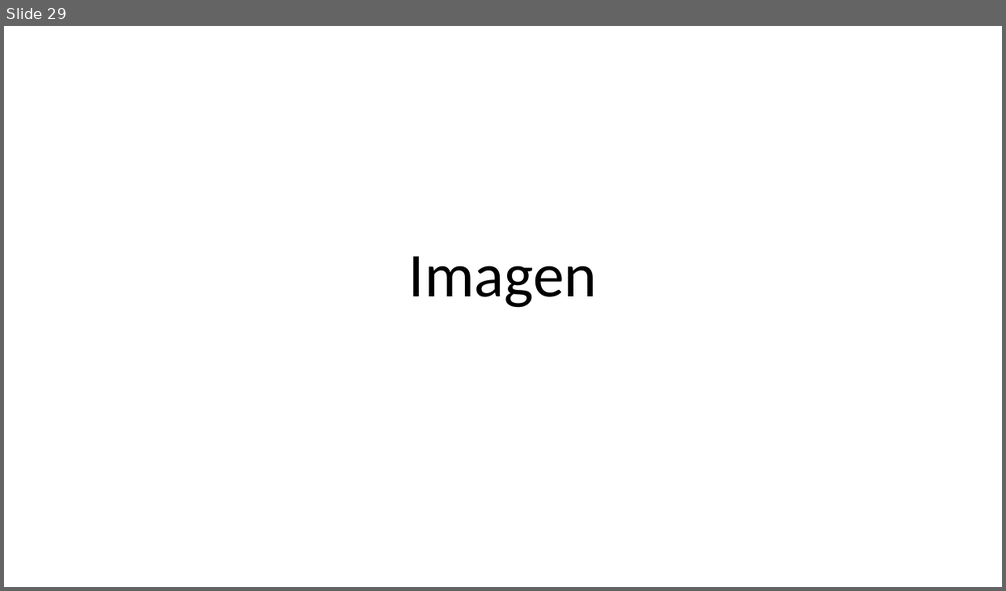
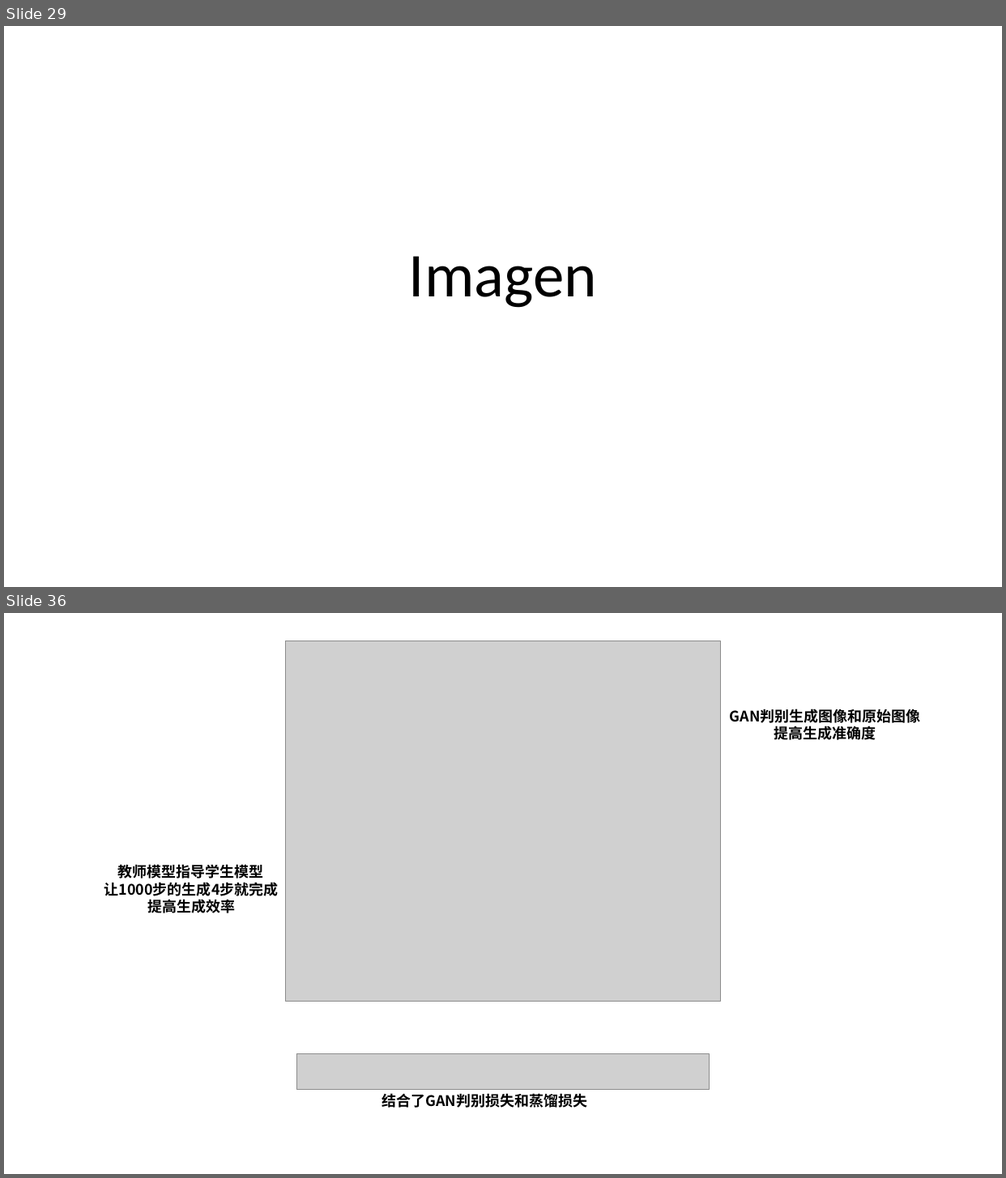
Before and after one commit to Elephant-King9/Paper, a slide deck: Base_Model/GAN+VAE+Diffusion/论文作图.pptx. Shown one above the other, each under a label of ours: slide 29 before the commit, slides 29 and 36 after it; the slides between them are not shown. The pictures are 1006x591 and 1006x1178 pixels, drawn with LibreOffice and Linux fonts; fonts in the diff are those of the drawing; grey boxes stand for pictures. Boxes give left, top, right and bottom in pixels: in the first picture for what was removed or moved away, otherwise in the second. Text is boxed around its words. In the diff, an @@ line names an element or a change of style, - is before the commit and + after.

```diff
--- a/Base_Model/GAN+VAE+Diffusion/论文作图.pptx
+++ b/Base_Model/GAN+VAE+Diffusion/论文作图.pptx
@@ slide 36 added at [4, 613, 1002, 1174], background #FFFFFF @@
@@ picture added at [286, 641, 720, 1002] @@
@@ text added at [730, 709, 921, 740], 14 pt, text #000000, bold @@
+GAN判别生成图像和原始图像
+提高生成准确度
@@ text added at [104, 864, 278, 914], 14 pt, text #000000, bold @@
+教师模型指导学生模型
+让1000步的生成4步就完成
+提高生成效率
@@ picture added at [297, 1054, 710, 1089] @@
@@ text added at [382, 1093, 588, 1108], 14 pt, text #000000, bold @@
+结合了GAN判别损失和蒸馏损失
```
Also in this commit, not shown: 1 slide changed, 9 other slides added, 6 other files.
